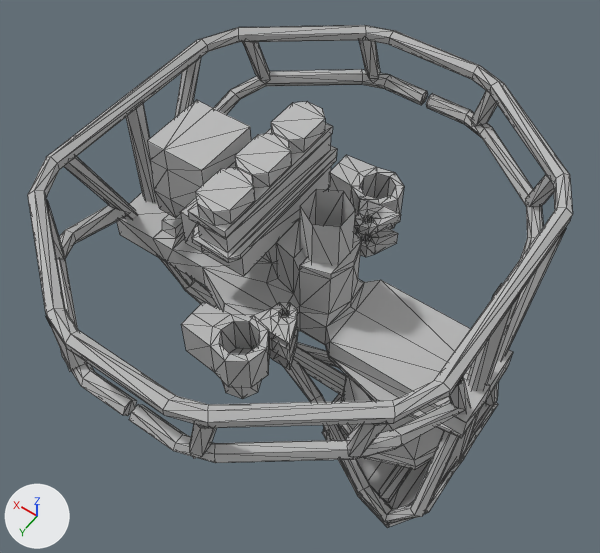
Renders of the glTF model atlas/meshes/pelvis.gltf from each side of a commit.
Both versions are drawn from a 50 mm camera at (-0.221, 0.326, 0.525) aimed at (0.018, -0.009, 0.0). Arrows for +X, +Y and +Z are at lower left; the lights stay in place. Mesh edges are drawn as thin lines.

Names of what the first picture shows: 'Node'.
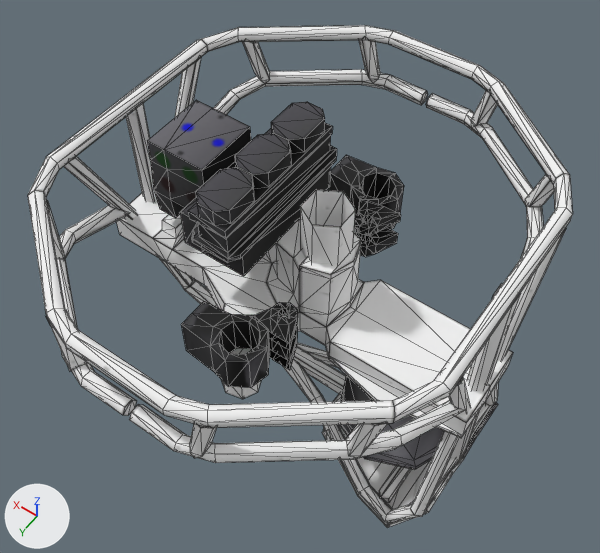
Boxes (x1, y1, x2, y2) around the edits, measured in the pictures (600 x 553 px):
part 1 of me_node_mesh, cut back
    both: (201, 247, 244, 276)
part 2 of me_node_mesh, recoloured
    both: (28, 25, 573, 526)

The change in detail:
Picture 'extremities_diffuse_unplugged_mit' (img_extremities_diffuse_unplugged_mit) is new.
Material 'drc_extremities_diffuse.007' (mat_drc_extremities_diffuse_007) is new.
Its texture is img_extremities_diffuse_unplugged_mit.
Its roughness is 0.998.
me_node_mesh is used by ob_node; location (0.0, 0.0, 0.0).
Verts and faces of me_node_mesh; kept vertices keep their numbers, new ones are numbered from 1174.
Before the commit, vertices of me_node_mesh: 954 (0.076, -0.054, 0.095), 956 (0.076, -0.054, 0.062), 958 (0.06, -0.054, 0.095), 959 (0.06, 0.054, 0.062) at pixel (202, 252), 960 (0.06, -0.054, 0.062).
Before the commit, vertices of me_node_mesh: 961 (0.06, 0.054, 0.088), 963 (0.06, 0.054, 0.062) at pixel (202, 252), 964 (0.06, -0.054, 0.062), 965 (0.022, 0.054, 0.088), 967 (0.022, 0.054, 0.062) at pixel (243, 276).
me_node_mesh had 1174 vertices, 1978 faces and spanned x -0.155..0.175, y -0.186..0.187, z -0.147..0.127.
me_node_mesh now has 1172 vertices, 1974 faces and spans x -0.155..0.175, y -0.186..0.187, z -0.147..0.127.
Part 1, on me_node_mesh:
Vertices deleted: 960, 963 (with the faces that use them).
New faces: (954, 958, 964), (954, 964, 956), (956, 964, 959), (959, 967, 965), (959, 965, 961), (959, 964, 967).
me_node_mesh part 2: 1964 faces spanning x -0.155..0.175, y -0.186..0.187, z -0.147..0.127 switch from mat_default (grey #bcbcbc) to mat_drc_extremities_diffuse_007 (picture img_extremities_diffuse_unplugged_mit).
me_node_mesh part 3: the surface is now shaded smooth.
